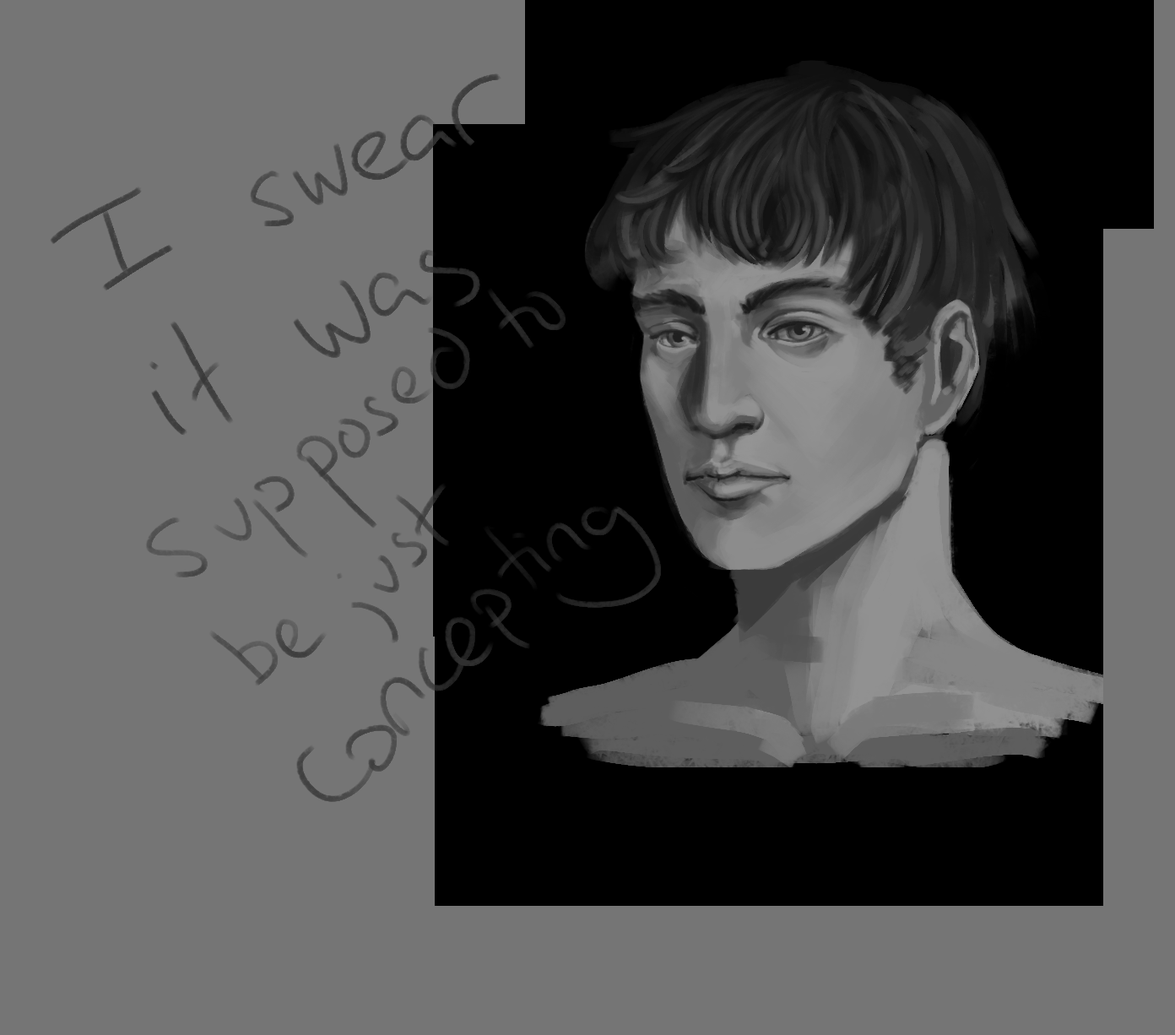
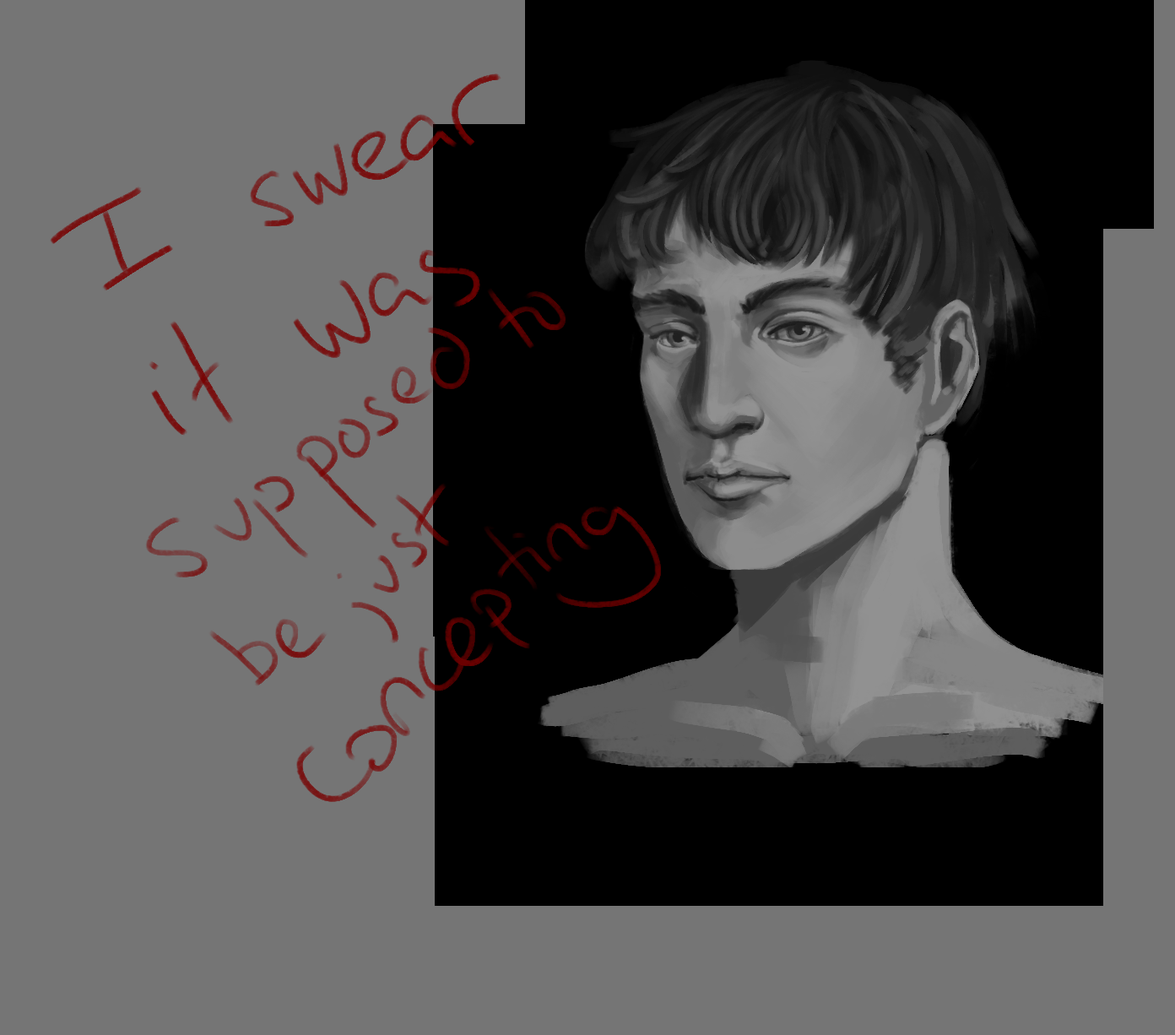
Revision of a layered 1175 x 1035 image; what changed, layer by layer:
painted on "Layer 76" over <box>49,73,661,802</box>
